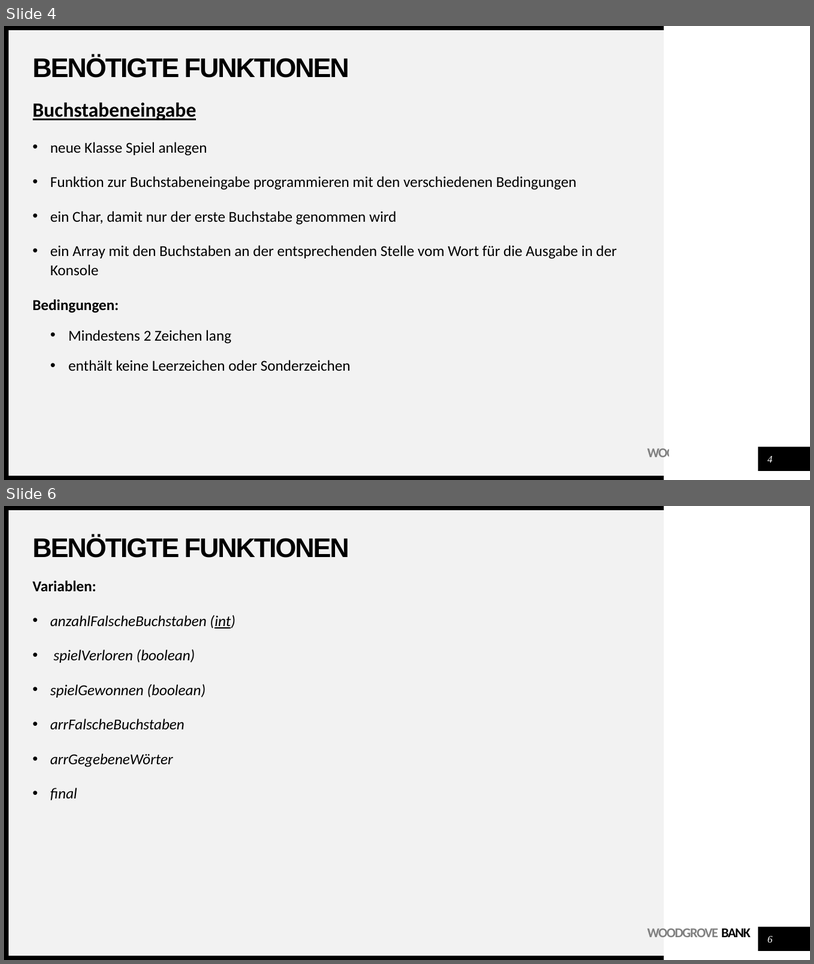
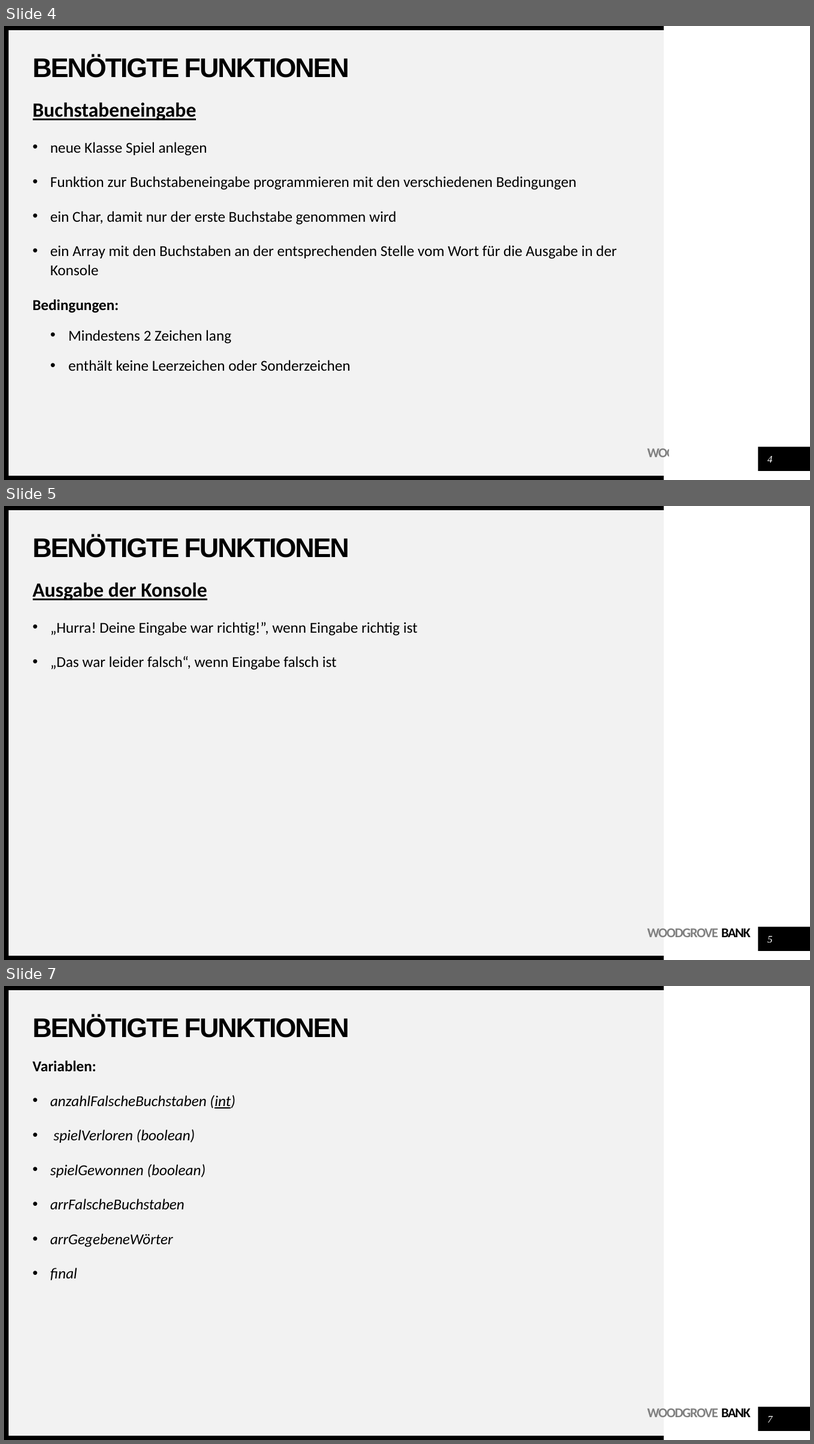
Before and after one commit to muellerValentin/programmierenON22, a slide deck: Präsentation Programmieren Galgenmännchen.pptx. Shown one above the other, each under a label of ours: slides 4 and 6 before the commit, slides 4, 5 and 7 after it; the slides between them are not shown. The pictures are 814x964 and 814x1444 pixels, drawn with LibreOffice and Linux fonts; fonts in the diff are those of the drawing. Boxes give left, top, right and bottom in pixels: in the first picture for what was removed or moved away, otherwise in the second. Text is boxed around its words. In the diff, an @@ line names an element or a change of style, - is before the commit and + after.

Commit message:
Update Präsentation Programmieren Galgenmännchen.pptx
Ausgabe der Konsole

```diff
--- a/Präsentation Programmieren Galgenmännchen.pptx
+++ b/Präsentation Programmieren Galgenmännchen.pptx
@@ slide 5 added at bbox=[4, 506, 810, 960], background #FFFFFF; not listed: 6 template elements that a slide beside it also shows @@
@@ title added at bbox=[33, 536, 350, 558], 32 pt, text #000000, bold @@
+BENÖTIGTE FUNKTIONEN
@@ text added at bbox=[33, 582, 418, 670], 18 pt, text #000000 @@
+Ausgabe der Konsole
+• „Hurra! Deine Eingabe war richtig!”, wenn Eingabe richtig ist
+• „Das war leider falsch“, wenn Eingabe falsch ist
@@ page number added at bbox=[768, 936, 773, 942], 12 pt, text #FFFFFF, italic @@
+5
@@ what was slide 6 is now slide 7 @@
@@ page number at bbox=[768, 1416, 773, 1422]: text changed @@
-6
+7
```
Also in this commit, not shown: 1 slide changed.
